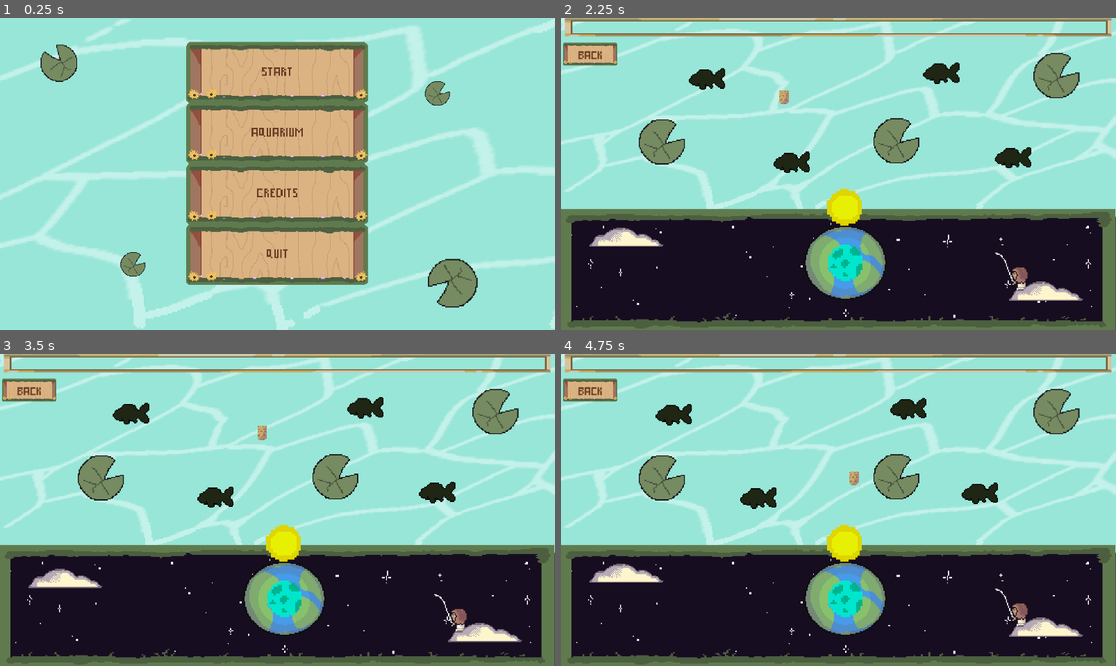
Above: before the commit, frames 1-4 (two rows, left to right).
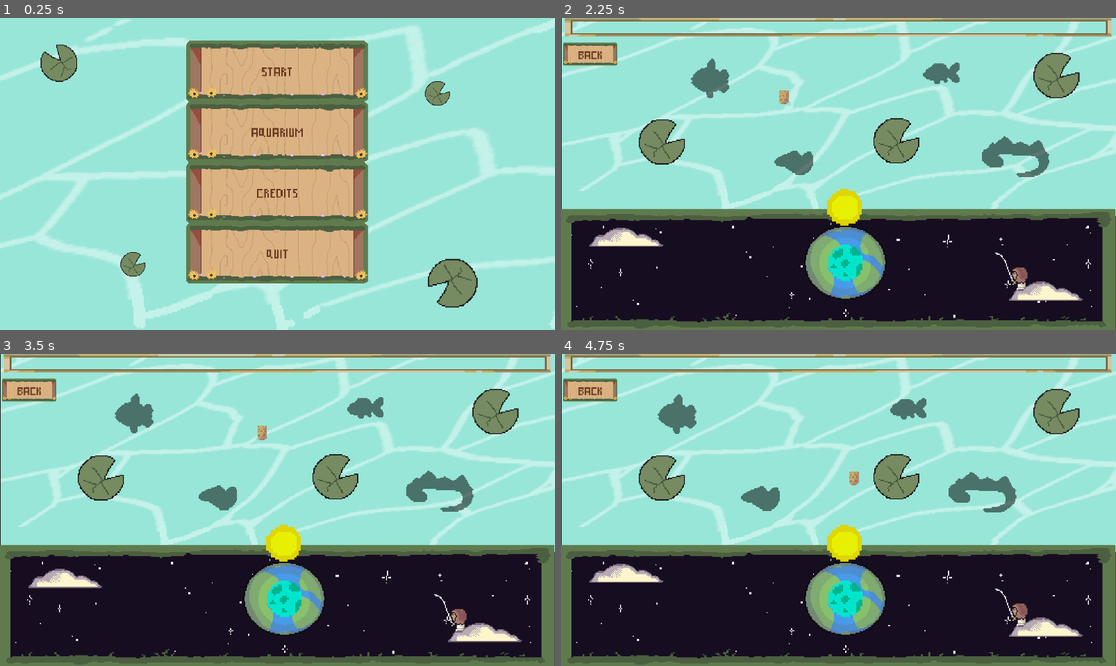
Above: after the commit, the same moments.

Repository: Max-Codes559/Primordial-Pond
Game: Godot game, scene res://Scenes/MainMenu.tscn
The game is run twice, just before and just after one commit, with the same random seed, the same clock (stepped at 60 frames per second) and the same inputs. Sound files missing from this copy of the repository are replaced by a short silence.
Inputs:
- Up to frame 1 (0.25 s): no input
- Up to frame 2 (2.25 s): click "Start" at 0.5 s; click "Back" at 1.25 s; click "Start" at 2 s
- Up to frame 3 (3.5 s): hold D (right) from 2.78 s (still down); tap Space (catch) at 2.85 s
- Up to frame 4 (4.75 s): release D (right) at 3.53 s; hold S (down) 3.53-4.28 s; tap Space (catch) at 3.6, 4.35 s; hold D (right) from 4.28 s (still down)

The runs differ from the first frame. In frame 1, 2.9% of the frame differs, in the area x 33-67%, y 7-86%; in frame 2, 11%; in frame 3, 11%; in frame 4, 11%, in the area x 0-100%, y 0-64%.

Commit message:
Gave each fish unique moon orbits

Diff:
--- a/Scenes/Audio.tscn
+++ b/Scenes/Audio.tscn
@@ -5,7 +5,6 @@
 
 [node name="Audio" type="AudioStreamPlayer"]
 stream = ExtResource( 1 )
-volume_db = -8.0
 autoplay = true
 script = ExtResource( 2 )
 
--- a/Scenes/MainGame.tscn
+++ b/Scenes/MainGame.tscn
@@ -11,7 +11,7 @@
 [ext_resource path="res://Assets/cloudwfisher.png" type="Texture" id=9]
 [ext_resource path="res://Scripts/Moon.gd" type="Script" id=10]
 [ext_resource path="res://Assets/LilyPads/lilypad.png" type="Texture" id=11]
-[ext_resource path="res://Assets/Fish/fishbeta.png" type="Texture" id=12]
+[ext_resource path="res://Assets/Fish/diftingmola.png" type="Texture" id=12]
 [ext_resource path="res://Assets/sun.png" type="Texture" id=13]
 [ext_resource path="res://Assets/moon.png" type="Texture" id=14]
 [ext_resource path="res://Scripts/FishingBar.gd" type="Script" id=15]
@@ -24,6 +24,10 @@
 [ext_resource path="res://Assets/Buttontheme.tres" type="Theme" id=22]
 [ext_resource path="res://Assets/Y-Regular.ttf" type="DynamicFontData" id=23]
 [ext_resource path="res://Assets/buttonreal.png" type="Texture" id=24]
+[ext_resource path="res://Scripts/fire_fish.gd" type="Script" id=25]
+[ext_resource path="res://Assets/Fish/mountaineel rough.png" type="Texture" id=26]
+[ext_resource path="res://Assets/Fish/grassygoldfish.png" type="Texture" id=27]
+[ext_resource path="res://Assets/Fish/firebeta.png" type="Texture" id=28]
 
 [sub_resource type="RectangleShape2D" id=7]
 extents = Vector2( 565.133, 23.0851 )
@@ -89,11 +93,19 @@
 radius = 11.3032
 
 [sub_resource type="CircleShape2D" id=3]
-radius = 11.3964
+radius = 13.7523
 
 [sub_resource type="CapsuleShape2D" id=5]
 radius = 13.162
-height = 18.5249
+height = 16.1713
+
+[sub_resource type="CapsuleShape2D" id=18]
+radius = 17.1695
+height = 4.72939
+
+[sub_resource type="CapsuleShape2D" id=17]
+radius = 17.0205
+height = 35.8418
 
 [sub_resource type="PhysicsMaterial" id=12]
 friction = 0.0
@@ -156,7 +168,7 @@
 texture = ExtResource( 4 )
 
 [node name="TopBG" type="Sprite" parent="BackGrounds"]
-position = Vector2( 790.958, 340.957 )
+position = Vector2( 820, 339 )
 scale = Vector2( 2.02, 2.02 )
 texture = ExtResource( 5 )
 offset = Vector2( -139.604, -60.396 )
@@ -241,10 +253,10 @@
 shape = SubResource( 3 )
 
 [node name="Grass" type="Sprite" parent="."]
-self_modulate = Color( 0.172549, 0.172549, 0.192157, 1 )
+self_modulate = Color( 0, 0, 0, 0.509804 )
 position = Vector2( 711.787, 139 )
 scale = Vector2( 2, 2 )
-texture = ExtResource( 12 )
+texture = ExtResource( 27 )
 script = ExtResource( 17 )
 
 [node name="FishArea" type="Area2D" parent="Grass"]
@@ -255,7 +267,7 @@
 shape = SubResource( 5 )
 
 [node name="River" type="Sprite" parent="."]
-self_modulate = Color( 0.172549, 0.172549, 0.192157, 1 )
+self_modulate = Color( 0, 0, 0, 0.509804 )
 position = Vector2( 274, 150 )
 scale = Vector2( 2, 2 )
 texture = ExtResource( 12 )
@@ -266,14 +278,14 @@
 [node name="CollisionShape2D" type="CollisionShape2D" parent="River/FishArea"]
 position = Vector2( 0.797852, 0.265961 )
 rotation = -1.52652
-shape = SubResource( 5 )
+shape = SubResource( 18 )
 
 [node name="Fire" type="Sprite" parent="."]
-self_modulate = Color( 0.172549, 0.172549, 0.192157, 1 )
+self_modulate = Color( 0, 0, 0, 0.509804 )
 position = Vector2( 432, 306.021 )
 scale = Vector2( 2, 2 )
-texture = ExtResource( 12 )
-script = ExtResource( 17 )
+texture = ExtResource( 28 )
+script = ExtResource( 25 )
 
 [node name="FishArea" type="Area2D" parent="Fire"]
 
@@ -283,10 +295,10 @@
 shape = SubResource( 5 )
 
 [node name="Mountain" type="Sprite" parent="."]
-self_modulate = Color( 0.172549, 0.172549, 0.192157, 1 )
+self_modulate = Color( 0, 0, 0, 0.509804 )
 position = Vector2( 845.83, 296.979 )
 scale = Vector2( 2, 2 )
-texture = ExtResource( 12 )
+texture = ExtResource( 26 )
 script = ExtResource( 17 )
 
 [node name="FishArea" type="Area2D" parent="Mountain"]
@@ -294,7 +306,7 @@
 [node name="CollisionShape2D" type="CollisionShape2D" parent="Mountain/FishArea"]
 position = Vector2( 0.797852, 0.265961 )
 rotation = -1.52652
-shape = SubResource( 5 )
+shape = SubResource( 17 )
 
 [node name="LilyPads" type="Node2D" parent="."]
 
@@ -351,7 +363,7 @@
 percent_visible = false
 script = ExtResource( 15 )
 
-[node name="Sprite" type="Sprite" parent="."]
+[node name="ButtonSprite" type="Sprite" parent="."]
 position = Vector2( 53, 103 )
 scale = Vector2( 0.430004, 0.537975 )
 texture = ExtResource( 24 )
--- a/Scenes/MainMenu.tscn
+++ b/Scenes/MainMenu.tscn
@@ -17,9 +17,9 @@
 
 [node name="CenterContainer" type="CenterContainer" parent="."]
 margin_left = -452.0
-margin_top = -285.0
+margin_top = -284.0
 margin_right = 1469.0
-margin_bottom = 794.0
+margin_bottom = 795.0
 
 [node name="VBoxContainer" type="VBoxContainer" parent="CenterContainer"]
 margin_left = 660.0
@@ -37,7 +37,7 @@
 
 [node name="Sprite" type="Sprite" parent="CenterContainer/VBoxContainer/BtnStart"]
 show_behind_parent = true
-position = Vector2( 299, 86 )
+position = Vector2( 299, 81 )
 scale = Vector2( 2.66772, 2.66772 )
 texture = ExtResource( 3 )
 
@@ -51,7 +51,7 @@
 
 [node name="Sprite2" type="Sprite" parent="CenterContainer/VBoxContainer/BtnAquarium"]
 show_behind_parent = true
-position = Vector2( 299, 86 )
+position = Vector2( 299, 81 )
 scale = Vector2( 2.66772, 2.66772 )
 texture = ExtResource( 3 )
 
@@ -65,7 +65,7 @@
 
 [node name="Sprite4" type="Sprite" parent="CenterContainer/VBoxContainer/BtnOptions"]
 show_behind_parent = true
-position = Vector2( 299, 87 )
+position = Vector2( 299, 81 )
 scale = Vector2( 2.66772, 2.66772 )
 texture = ExtResource( 3 )
 
@@ -79,7 +79,7 @@
 
 [node name="Sprite3" type="Sprite" parent="CenterContainer/VBoxContainer/BtnQuit"]
 show_behind_parent = true
-position = Vector2( 299, 86.9999 )
+position = Vector2( 299, 80.9999 )
 scale = Vector2( 2.66772, 2.66772 )
 texture = ExtResource( 3 )
 
--- a/Scripts/Audio.gd
+++ b/Scripts/Audio.gd
@@ -18,6 +18,11 @@
 var waveSFX = preload("res://Assets/Sounds/SFX/SFXwavetransition.wav")
 
 var n = 0
+
+func _ready():
+	if OS.is_debug_build():
+		print("muting on debug")
+		volume_db = -80
 
 func _on_Audio_finished():
 	n += 1
--- a/Scripts/Bobber.gd
+++ b/Scripts/Bobber.gd
@@ -1,6 +1,6 @@
 extends KinematicBody2D
 
-signal fish_hooked
+signal fish_hooked(type)
 signal fish_caught(type)
 
 onready var CatchZone = $Area2D
@@ -40,9 +40,9 @@
 			var areanode = areaname[0]
 			areaname = areaname[0].name
 			if areaname == "FishArea":
-				emit_signal("fish_hooked")
 				catching = true
 				fishOnHook = areanode.get_parent().name
+				emit_signal("fish_hooked", fishOnHook)
 				print(fishOnHook, " is hooked!")
 				areanode.get_parent().hooked()
 				velocity = Vector2.ZERO
--- a/Scripts/MainGame.gd
+++ b/Scripts/MainGame.gd
@@ -13,7 +13,7 @@
 
 onready var GrassFish = $Grass
 onready var FireFish = $Fire
-onready var RiverFish
+onready var RiverFish = $River
 onready var MountainFish = $Mountain
 
 export (Resource) var fishOwned
@@ -54,6 +54,5 @@
 		"Mountain":
 			Global.Mountain = true
 
-
 func _on_Timer_timeout():
 	Audio.sfx3_play(4)
--- a/Scripts/Moon.gd
+++ b/Scripts/Moon.gd
@@ -25,6 +25,16 @@
 	d += delta
 	position = Vector2(sin(d * speed) * 2, cos(d * speed)) * radius
 
+func river_orbit(delta):
+	speed = -2.5
+	d += delta
+	position = Vector2(sin(d * speed), cos(d * speed)) * radius * 1.12 * sin(d)
+
+func mountain_orbit(delta):
+	speed = -4
+	d += delta
+	position = Vector2(sin(d * speed) * radius, cos(d) * radius)
+
 func reset():
 	orbiting = false
 	position = Vector2.ZERO
@@ -34,9 +44,17 @@
 	FishingBar.connect("fishing_success", self, "on_fishing_success")
 
 func _process(delta):
-	if orbit == "basic" and orbiting == true:
-		#grass_orbit(delta)
-		fire_orbit(delta)
+	if orbiting == true:
+		match orbit:
+			"grass":
+				grass_orbit(delta)
+			"fire":
+				fire_orbit(delta)
+			"river":
+				river_orbit(delta)
+			"mountain":
+				mountain_orbit(delta)
+
 	if orbiting == true:
 		if Input.is_action_just_pressed("catch"):
 			if MoonZone.get_overlapping_areas().size() > 0:
@@ -45,7 +63,7 @@
 				if areaname == "SunArea":
 					var accuracyRadius = MoonZoneShape.get_shape().radius
 					var distance = (Sun.position - position)
-					var accuracy = accuracyRadius * 2 - distance.length()
+					var accuracy = abs(accuracyRadius * 2 - distance.length())
 					emit_signal("sun_hit", accuracy)
 				else:
 					emit_signal("sun_hit", -2)
@@ -54,9 +72,17 @@
 				emit_signal("sun_hit", -2)
 				Audio.sfx2_play(1)
 
-func on_fish_hooked():
-	orbit = "basic"
+func on_fish_hooked(fishType):
 	orbiting = true
+	match fishType:
+		"Grass":
+			orbit = "grass"
+		"Fire":
+			orbit = "fire"
+		"River":
+			orbit = "river"
+		"Mountain":
+			orbit = "mountain"
 
 func on_fishing_success():
 	reset()
--- /dev/null
+++ b/Scripts/PathTrack.gd
@@ -0,0 +1,8 @@
+extends Node2D
+
+onready var Track = get_parent()
+
+var speed = 40
+
+func _physics_process(delta):
+	Track.set_offset(Track.get_offset() + speed * delta)
--- a/Scripts/Popup.gd
+++ b/Scripts/Popup.gd
@@ -4,7 +4,7 @@
 onready var Bobber = $"../Bobber"
 onready var FishLabel = $Label
 
-var river = preload("res://Assets/Fish/grassygoldfish.png")
+var river = preload("res://Assets/Fish/diftingmola.png")
 var mountain = preload("res://Assets/Fish/eel.png")
 var grass = preload("res://Assets/Fish/grassygoldfish.png")
 var fire = preload("res://Assets/Fish/firebeta.png")
@@ -16,7 +16,6 @@
 	queue_free()
 
 func on_fish_caught(fishType):
-	print("pop sig rec")
 	match fishType:
 		"Grass":
 			fish.texture = grass
--- /dev/null
+++ b/Scripts/fire_fish.gd
@@ -0,0 +1,21 @@
+extends Sprite
+
+onready var Bobber = $"../Bobber"
+
+var speed = -0.1
+var velocity
+var d : float
+var radius = 0.5
+var swimming = true
+
+func hooked():
+	Bobber.connect("fish_caught", self, "on_fish_caught")
+	swimming = false
+
+func on_fish_caught(_type):
+	queue_free()
+
+func _process(delta):
+	if swimming == true:
+		d += delta
+		position += Vector2(sin(d) * radius * speed + sin(d)* 5 * speed, cos(d) * radius * speed)
Not shown: 1 places in Scenes/MainGame.tscn that only renumber resources
